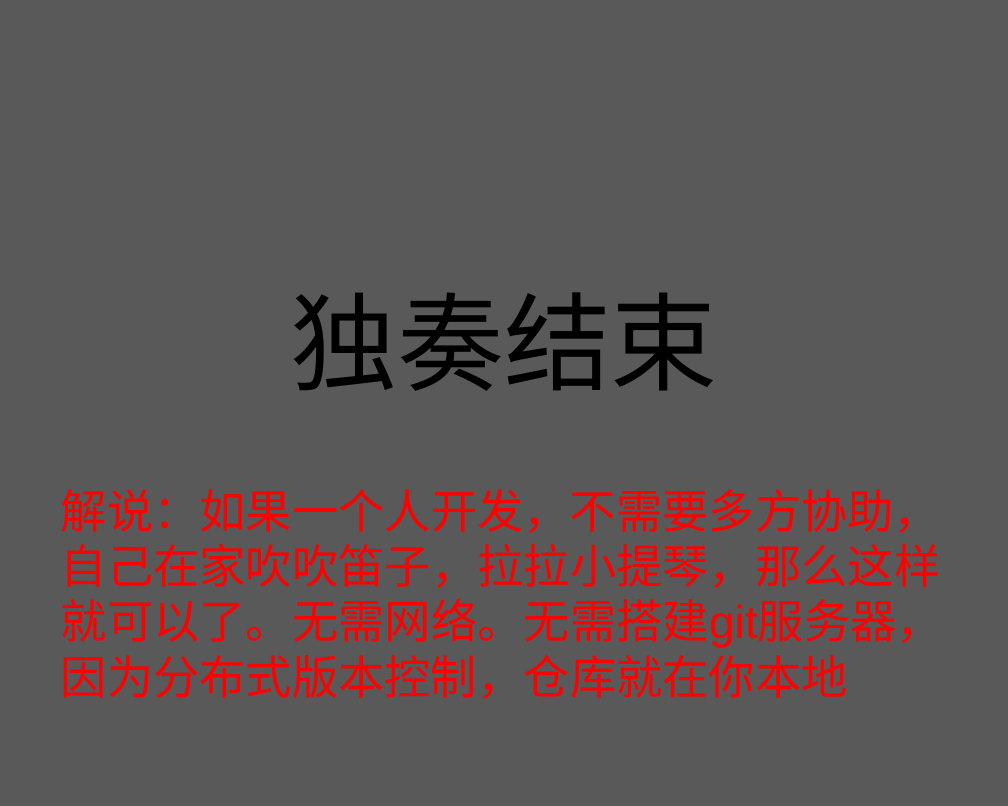
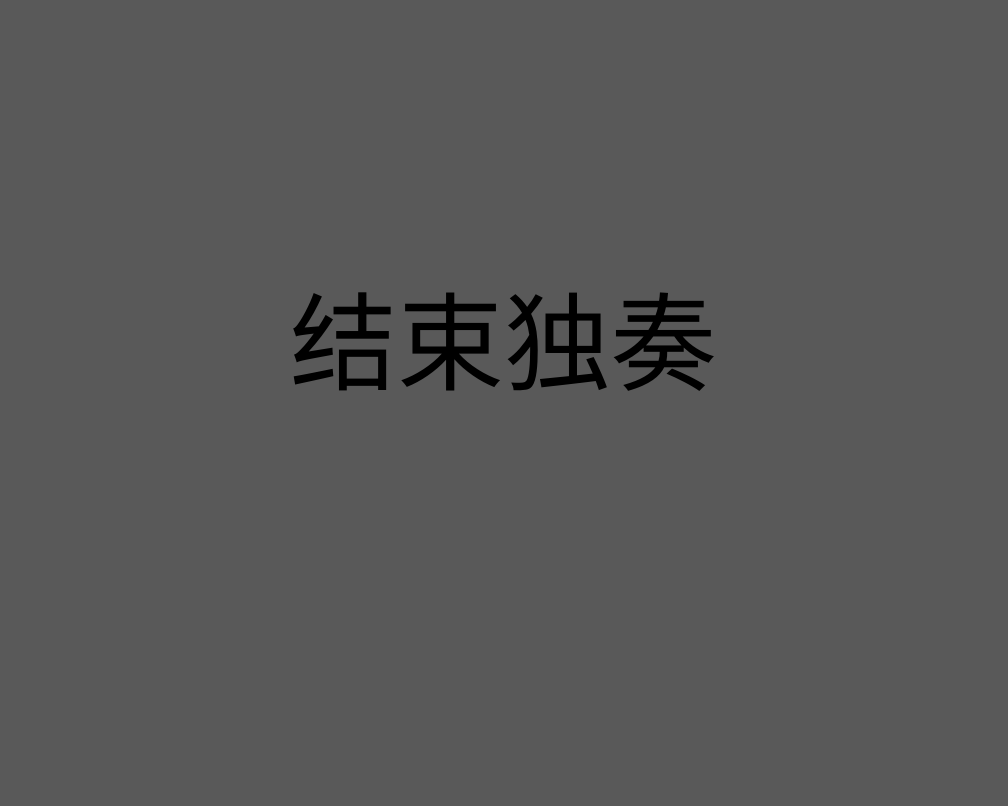
Before and after one commit to zhuxiaosheng/code, a slide deck: slide 58 of git.ppt (slide 57 before the commit). Drawn at 1008x806 pixels with LibreOffice and Linux fonts; fonts in the diff are those of the drawing; background and template pictures are left out. Boxes give left, top, right and bottom in pixels: in the first picture for what was removed or moved away, otherwise in the second. Text is boxed around its words. In the diff, an @@ line names an element or a change of style, - is before the commit and + after.

```diff
--- a/git.ppt
+++ b/git.ppt
@@ text at bbox=[291, 292, 718, 391]: text changed; size 26 to 60 pt; text colour #FF0000 to #000000 @@
-独奏结束
-解说：如果一个人开发，不需要多方协助，自己在家吹吹笛子，拉拉小提琴，那么这样就可以了。无需网络。无需搭建git服务器，因为分布式版本控制，仓库就在你本地
+结束独奏
```
Also in this commit, not shown: 28 other slides changed, 33 slides added, 16 slides removed.
